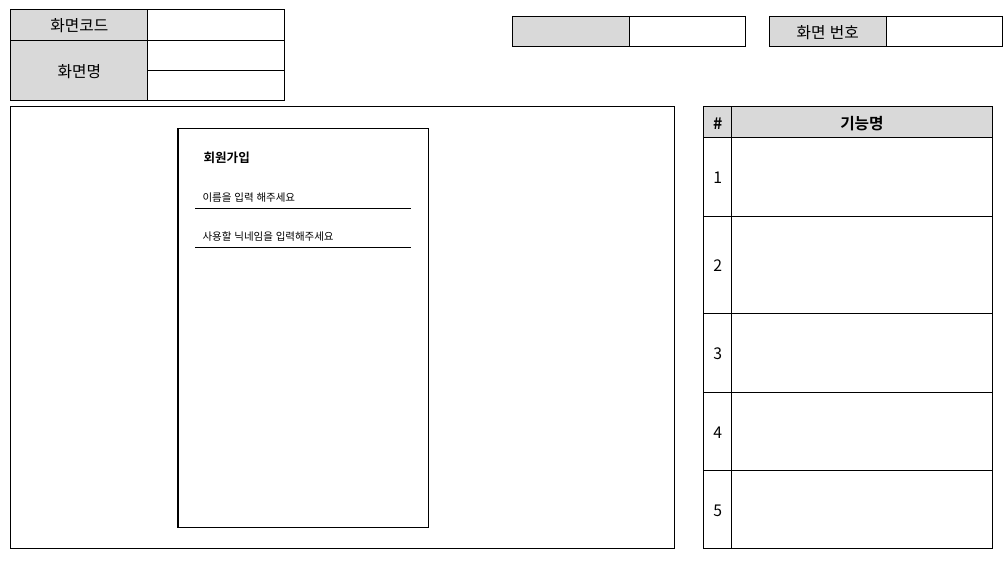
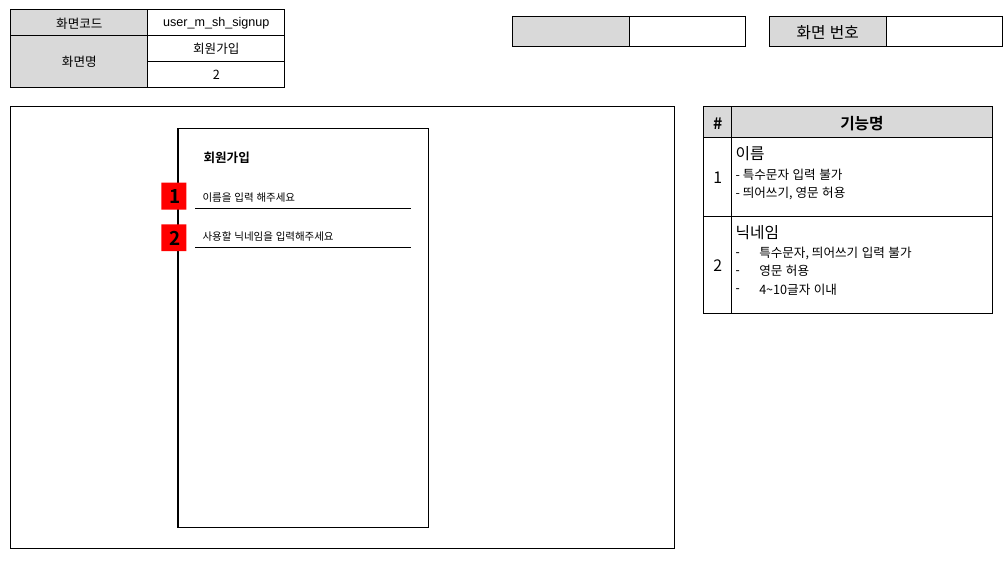
Before and after one commit to ezenteam2/RentalEquip, a slide deck: slide 5 of 0 발표용 파워포인트/project04 - 파워포인트 종합 - 서희.pptx. Drawn at 1008x567 pixels with LibreOffice and Linux fonts; fonts in the diff are those of the drawing. Boxes give left, top, right and bottom in pixels: in the first picture for what was removed or moved away, otherwise in the second. Text is boxed around its words. In the diff, an @@ line names an element or a change of style, - is before the commit and + after.

```diff
--- a/0 발표용 파워포인트/project04 - 파워포인트 종합 - 서희.pptx
+++ b/0 발표용 파워포인트/project04 - 파워포인트 종합 - 서희.pptx
@@ table at (11, 10, 284, 83) @@
-row 1, column 2: 
+row 1, column 2: user_m_sh_signup
-row 2, column 2: 
+row 2, column 2: 회원가입
-row 3, column 2: 
+row 3, column 2: 2
@@ size 15 to 12 pt in "화면코드", "화면명" @@
@@ table at (704, 107, 992, 314) @@
-row 2: 1 | 
-row 3: 2 | 
-row 4: 3 | 
-row 5: 4 | 
-row 6: 5 | 
+row 2: 1 | 이름 / - 특수문자 입력 불가 / - 띄어쓰기, 영문 허용
+row 3: 2 | 닉네임 / 특수문자, 띄어쓰기 입력 불가 / 영문 허용 / 4~10글자 이내
@@ rectangle added at (162, 183, 187, 209), fill #FF0000, 18 pt, text #000000, bold @@
+1
@@ rectangle added at (162, 225, 187, 251), fill #FF0000, 18 pt, text #000000, bold @@
+2
```
Also in this commit, not shown: 16 other slides changed, 1 slide added, 2 slides removed.
